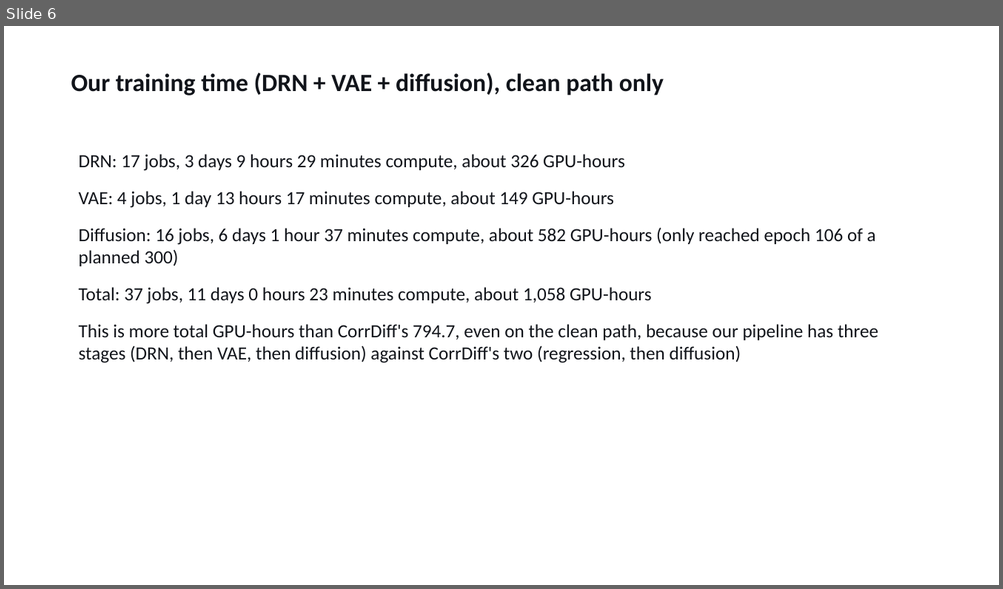
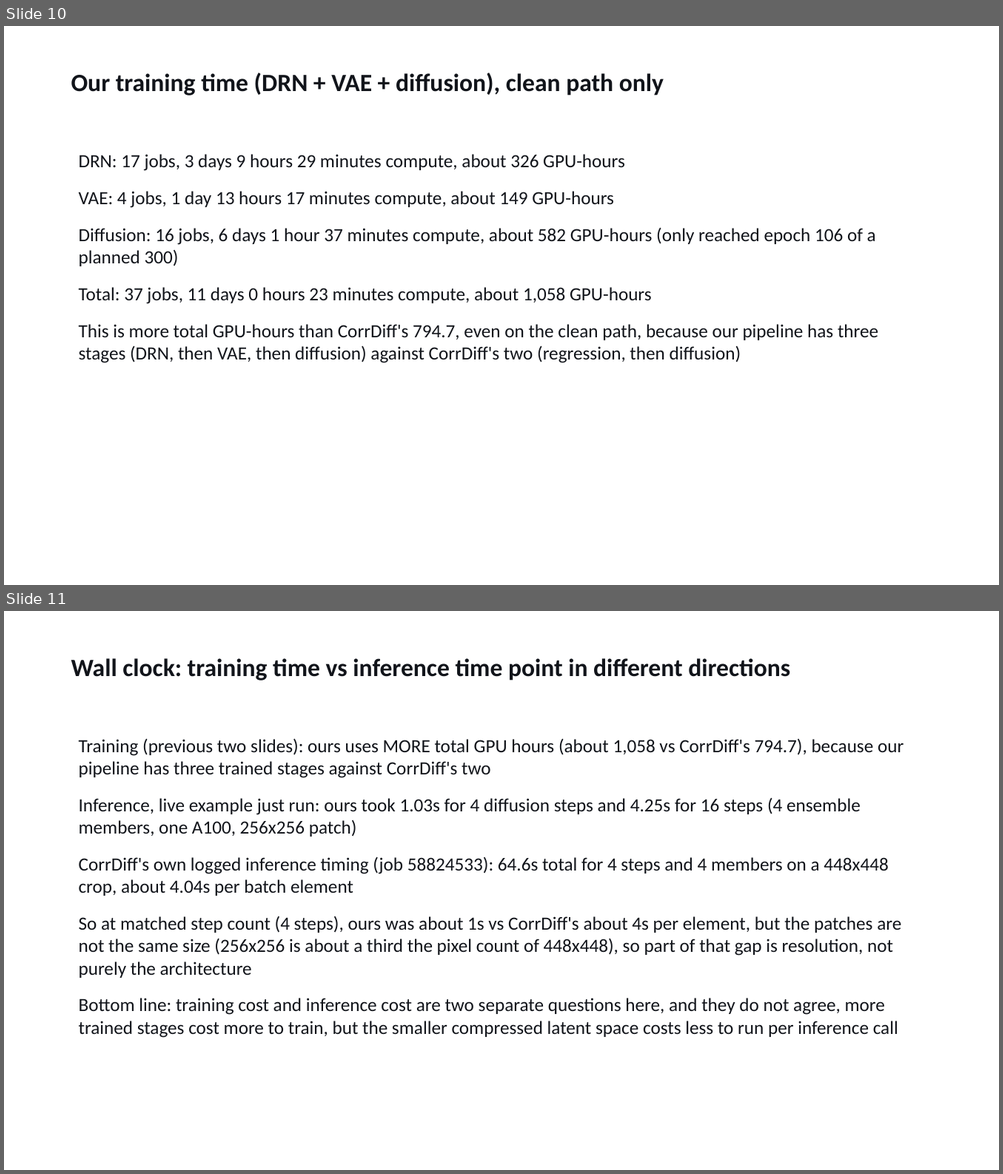
Before and after one commit to milhud/diffusion_downscaling_model, a slide deck: results/corrdiff_comparison/corrdiff_benchmark_slides.pptx. Shown one above the other, each under a label of ours: slide 6 before the commit, slides 10 and 11 after it. The pictures are 1003x589 and 1003x1174 pixels, drawn with LibreOffice and Linux fonts; fonts in the diff are those of the drawing. Boxes give left, top, right and bottom in pixels: in the first picture for what was removed or moved away, otherwise in the second. Text is boxed around its words. In the diff, an @@ line names an element or a change of style, - is before the commit and + after.

```diff
--- a/results/corrdiff_comparison/corrdiff_benchmark_slides.pptx
+++ b/results/corrdiff_comparison/corrdiff_benchmark_slides.pptx
@@ slide 11 added at [4,611,999,1170], background #FFFFFF @@
@@ text added at [71,658,790,681], 24 pt, text #11141A, bold @@
+Wall clock: training time vs inference time point in different directions
@@ text added at [79,738,903,1038], 18 pt, text #11141A @@
+Training (previous two slides): ours uses MORE total GPU hours (about 1,058 vs CorrDiff's 794.7), because our pipeline has three trained stages against CorrDiff's two
+Inference, live example just run: ours took 1.03s for 4 diffusion steps and 4.25s for 16 steps (4 ensemble members, one A100, 256x256 patch)
+CorrDiff's own logged inference timing (job 58824533): 64.6s total for 4 steps and 4 members on a 448x448 crop, about 4.04s per batch element
+So at matched step count (4 steps), ours was about 1s vs CorrDiff's about 4s per element, but the patches are not the same size (256x256 is about a third the pixel count of 448x448), so part of that gap is resolution, not purely the architecture
+Bottom line: training cost and inference cost are two separate questions here, and they do not agree, more trained stages cost more to train, but the smaller compressed latent space costs less to run per inference call
@@ what was slide 6 is now slide 10 @@
```
Also in this commit, not shown: 5 other slides added, 1 slide removed, 13 other files.
